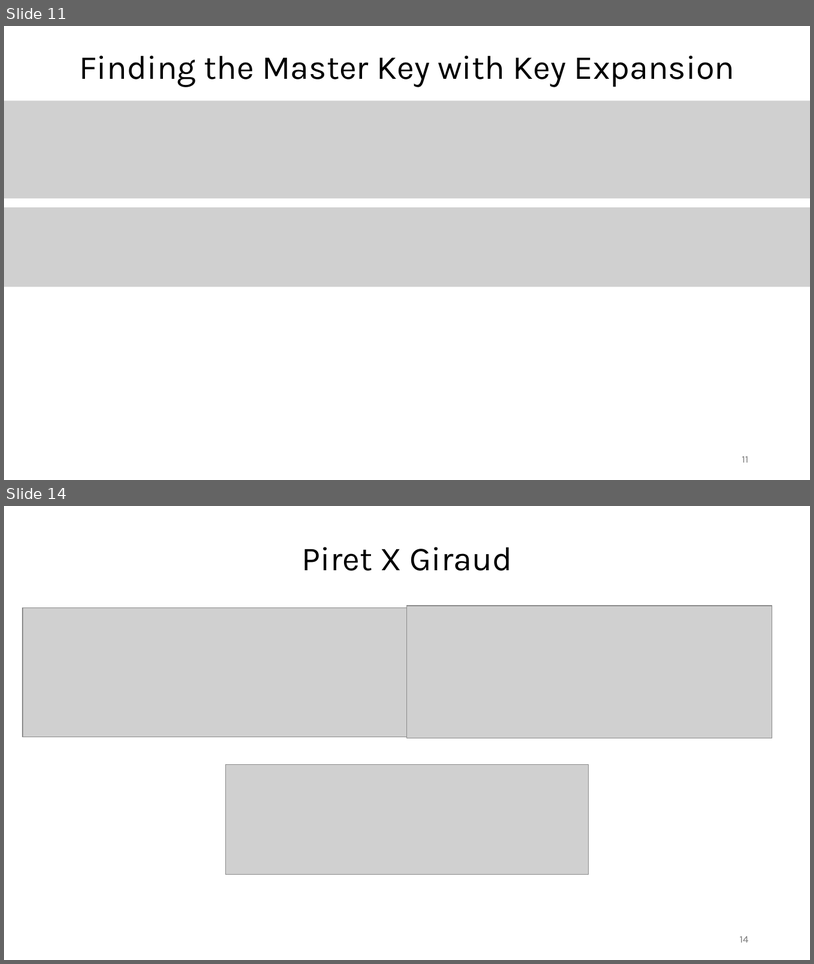
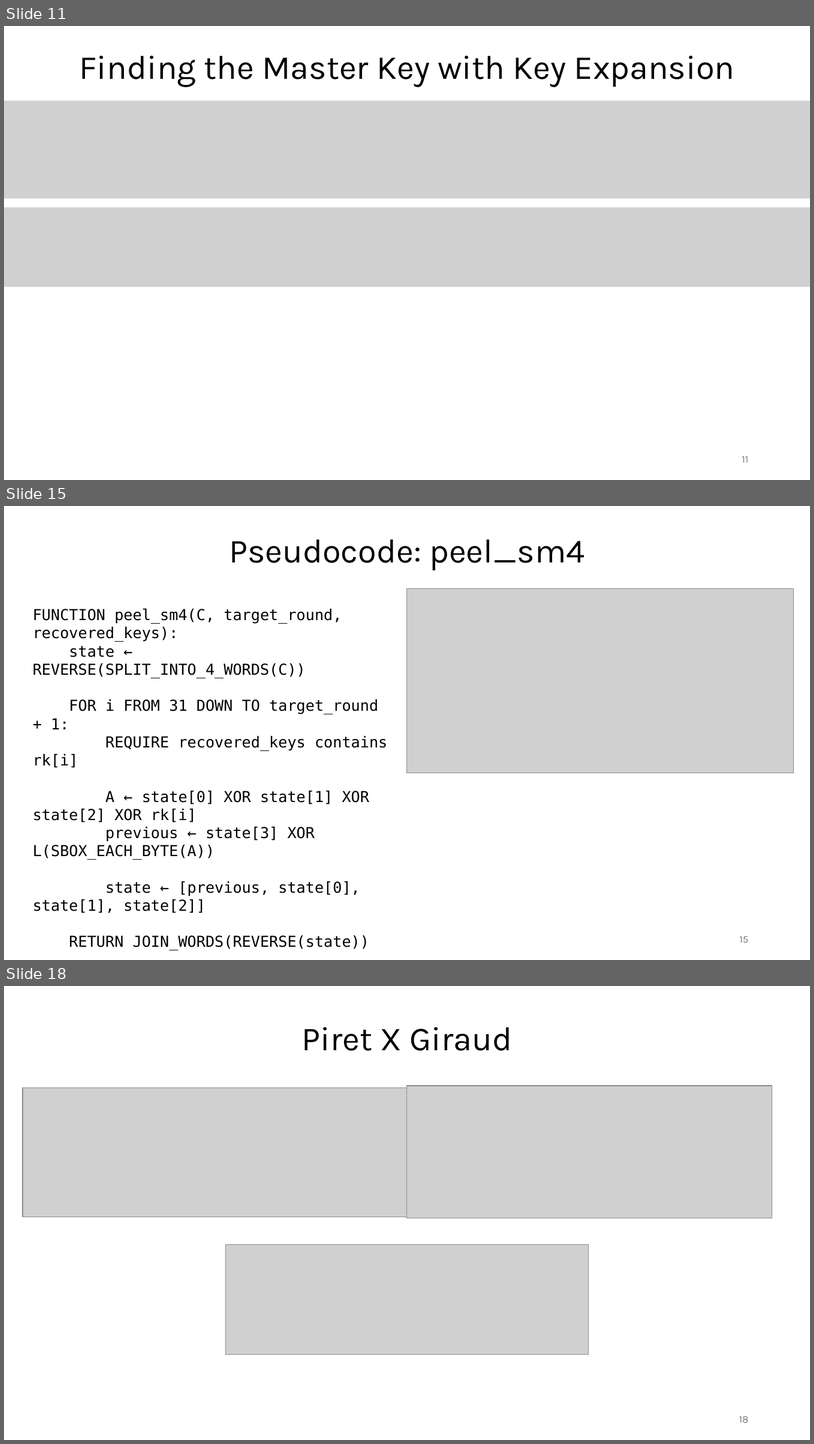
Before and after one commit to Specht1000/PFE-SM4-Fault-Injection, a slide deck: docs/Apresentation_PFE.pptx. Shown one above the other, each under a label of ours: slides 11 and 14 before the commit, slides 11, 15 and 18 after it; the slides between them are not shown. The pictures are 814x964 and 814x1444 pixels, drawn with LibreOffice and Linux fonts; fonts in the diff are those of the drawing; grey boxes stand for pictures. Boxes give left, top, right and bottom in pixels: in the first picture for what was removed or moved away, otherwise in the second. Text is boxed around its words. In the diff, an @@ line names an element or a change of style, - is before the commit and + after.

Commit message:
Slides updated with pseudocode

```diff
--- a/docs/Apresentation_PFE.pptx
+++ b/docs/Apresentation_PFE.pptx
@@ slide 15 added at <box>4,506,810,960</box>, background #FFFFFF @@
@@ text added at <box>229,539,585,570</box>, 40 pt, text #000000 @@
+Pseudocode: peel_sm4
@@ picture added at <box>408,589,794,773</box> @@
@@ text added at <box>33,608,387,950</box>, 18 pt, text #000000 @@
+FUNCTION peel_sm4(C, target_round, recovered_keys):
+state ← REVERSE(SPLIT_INTO_4_WORDS(C))
+FOR i FROM 31 DOWN TO target_round + 1:
+REQUIRE recovered_keys contains rk[i]
+A ← state[0] XOR state[1] XOR state[2] XOR rk[i]
+previous ← state[3] XOR L(SBOX_EACH_BYTE(A))
+state ← [previous, state[0], state[1], state[2]]
+RETURN JOIN_WORDS(REVERSE(state))
@@ page number added at <box>740,936,749,942</box>, 12 pt, text #797979 @@
+15
@@ what was slide 14 is now slide 18 @@
@@ page number at <box>740,1416,749,1422</box>: text changed @@
-14
+18
```
Also in this commit, not shown: 5 other slides added, 2 slides removed.
